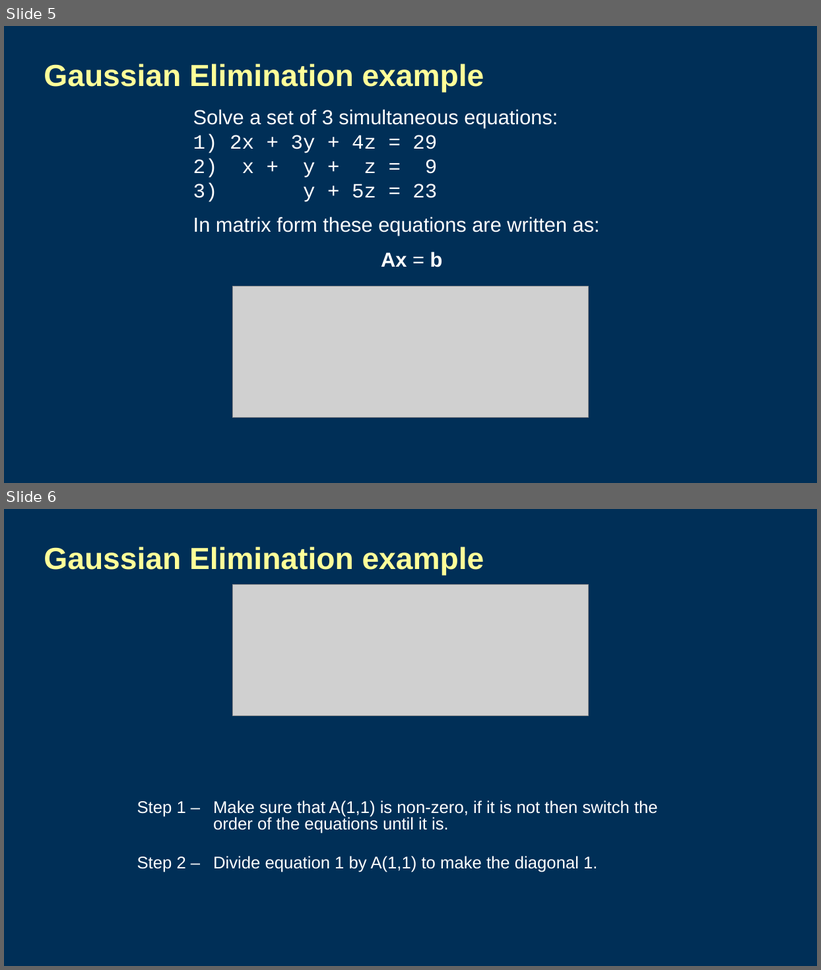
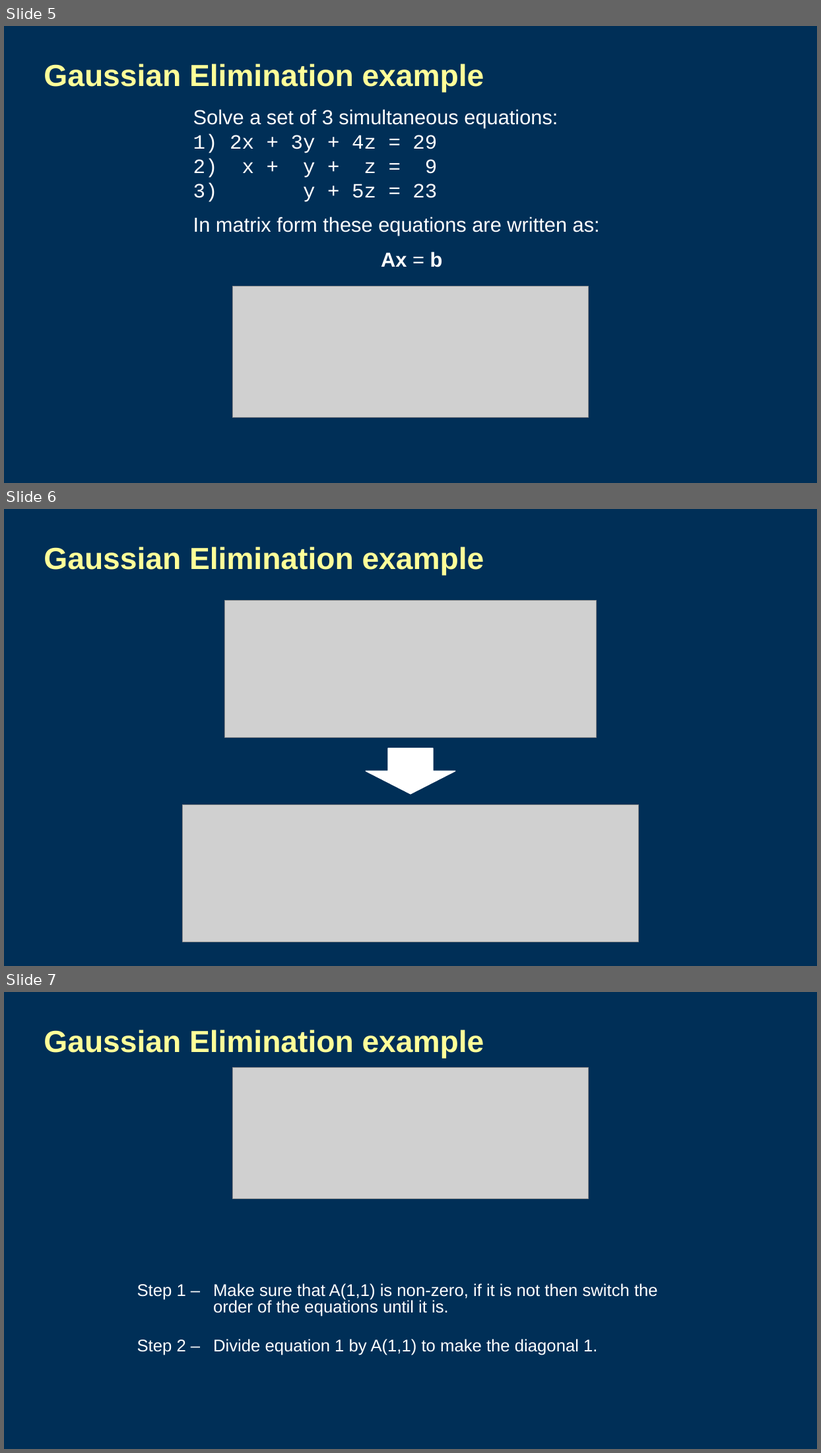
Before and after one commit to langevin-usgs/modflow-memphis-2023, a slide deck: lectures/Day2_4lecture_MatrixSolvers.pptx. Shown one above the other, each under a label of ours: slides 5 and 6 before the commit, slides 5, 6 and 7 after it. The pictures are 821x970 and 821x1453 pixels, drawn with LibreOffice and Linux fonts; fonts in the diff are those of the drawing; grey boxes stand for pictures; background and template pictures are left out. Boxes give left, top, right and bottom in pixels: in the first picture for what was removed or moved away, otherwise in the second. Text is boxed around its words. In the diff, an @@ line names an element or a change of style, - is before the commit and + after.

```diff
--- a/lectures/Day2_4lecture_MatrixSolvers.pptx
+++ b/lectures/Day2_4lecture_MatrixSolvers.pptx
@@ slide 6 added at [4,509,817,966], background #002F57 @@
@@ title added at [44,547,484,576], 36 pt, text #FFFF99, bold @@
+Gaussian Elimination example
@@ picture added at [225,601,597,738] @@
@@ down arrow added at [366,749,455,795], fill #FFFFFF, outline #FFFFFF 1 pt @@
@@ picture added at [183,805,639,942] @@
@@ what was slide 6 is now slide 7 @@
```
Also in this commit, not shown: 2 slides changed, 1 other slide added, 2 slides removed, 27 other files.
